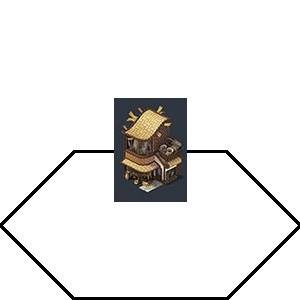
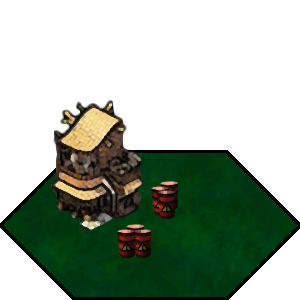
Layer changes from the first 300 x 300 image to the second:
added layer "Layer 1 copy" (64%) above "Layer 1" over [50, 98, 145, 232]
painted on "Layer 1" over [50, 98, 187, 232]
added layer "Layer 0 copy" (53%) above "Layer 0" over [117, 181, 178, 258]
painted on "Layer 0" over [3, 150, 298, 297]
added layer "Layer 3" over [3, 150, 298, 297]
